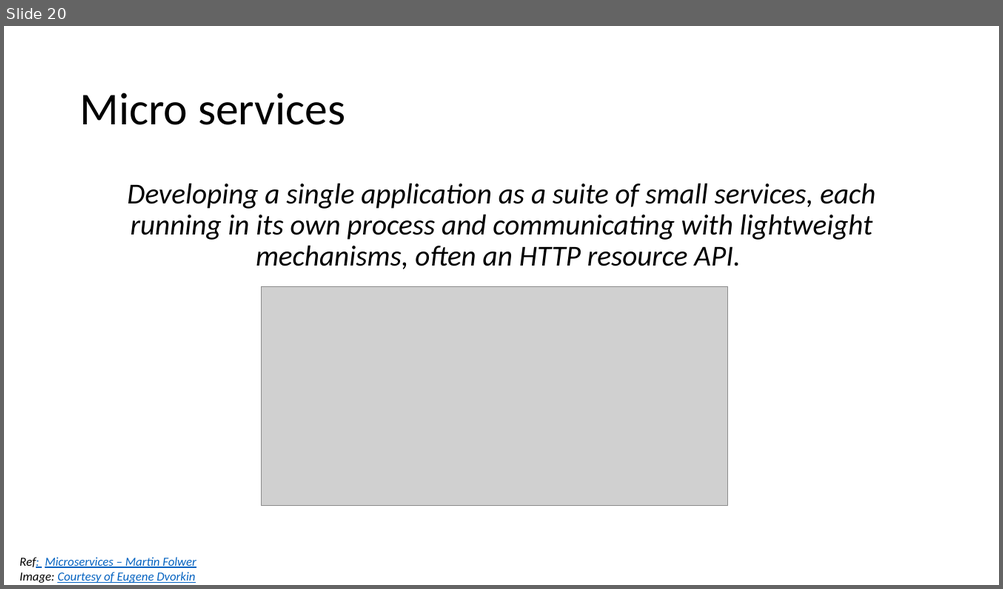
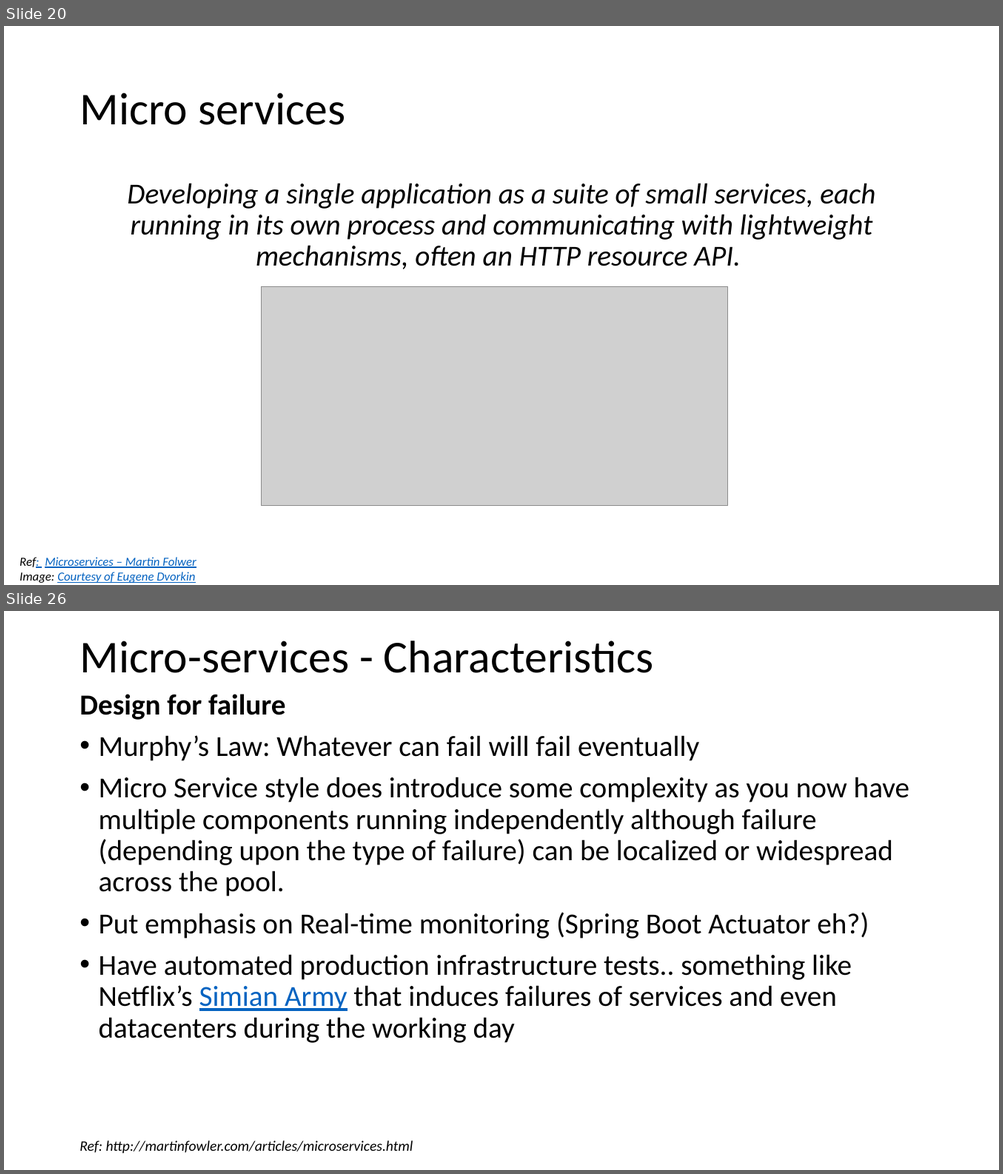
Before and after one commit to batchu/spring-boot-ujug, a slide deck: Spring Boot.pptx. Shown one above the other, each under a label of ours: slide 20 before the commit, slides 20 and 26 after it; the slides between them are not shown. The pictures are 1003x589 and 1003x1174 pixels, drawn with LibreOffice and Linux fonts; fonts in the diff are those of the drawing; grey boxes stand for pictures. Boxes give left, top, right and bottom in pixels: in the first picture for what was removed or moved away, otherwise in the second. Text is boxed around its words. In the diff, an @@ line names an element or a change of style, - is before the commit and + after.

Commit message:
Updated Microservices content

```diff
--- a/Spring Boot.pptx
+++ b/Spring Boot.pptx
@@ slide 26 added at [4,611,999,1170], background #FFFFFF @@
@@ title added at [79,641,653,673], 44 pt, text #000000 @@
+Micro-services - Characteristics
@@ text added at [79,694,909,1043], 28 pt, text #000000 @@
+Design for failure
+• Murphy’s Law: Whatever can fail will fail eventually
+• Micro Service style does introduce some complexity as you now have multiple components running independently although failure (depending upon the type of failure) can be localized or widespread across the pool.
+• Put emphasis on Real-time monitoring (Spring Boot Actuator eh?)
+• Have automated production infrastructure tests.. something like Netflix’s Simian Army that induces failures of services and even datacenters during the working day
@@ text added at [79,1141,413,1153], 14 pt, text #000000, italic @@
+Ref: http://martinfowler.com/articles/microservices.html
```
Also in this commit, not shown: 4 slides changed, 4 other slides added.
